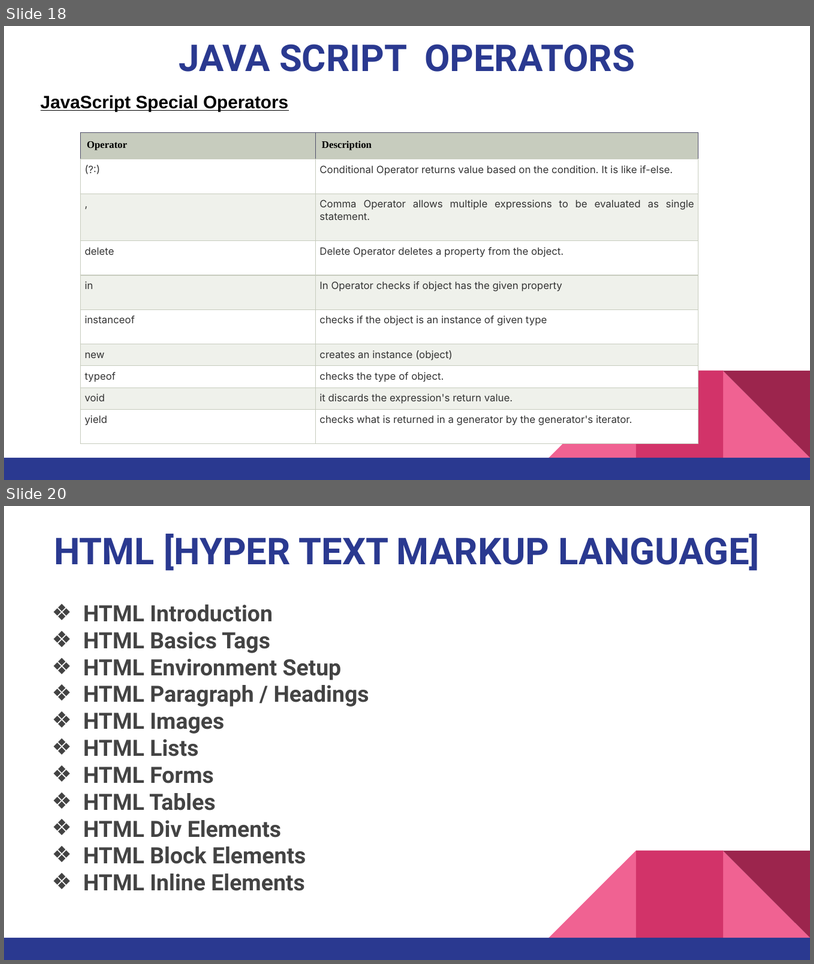
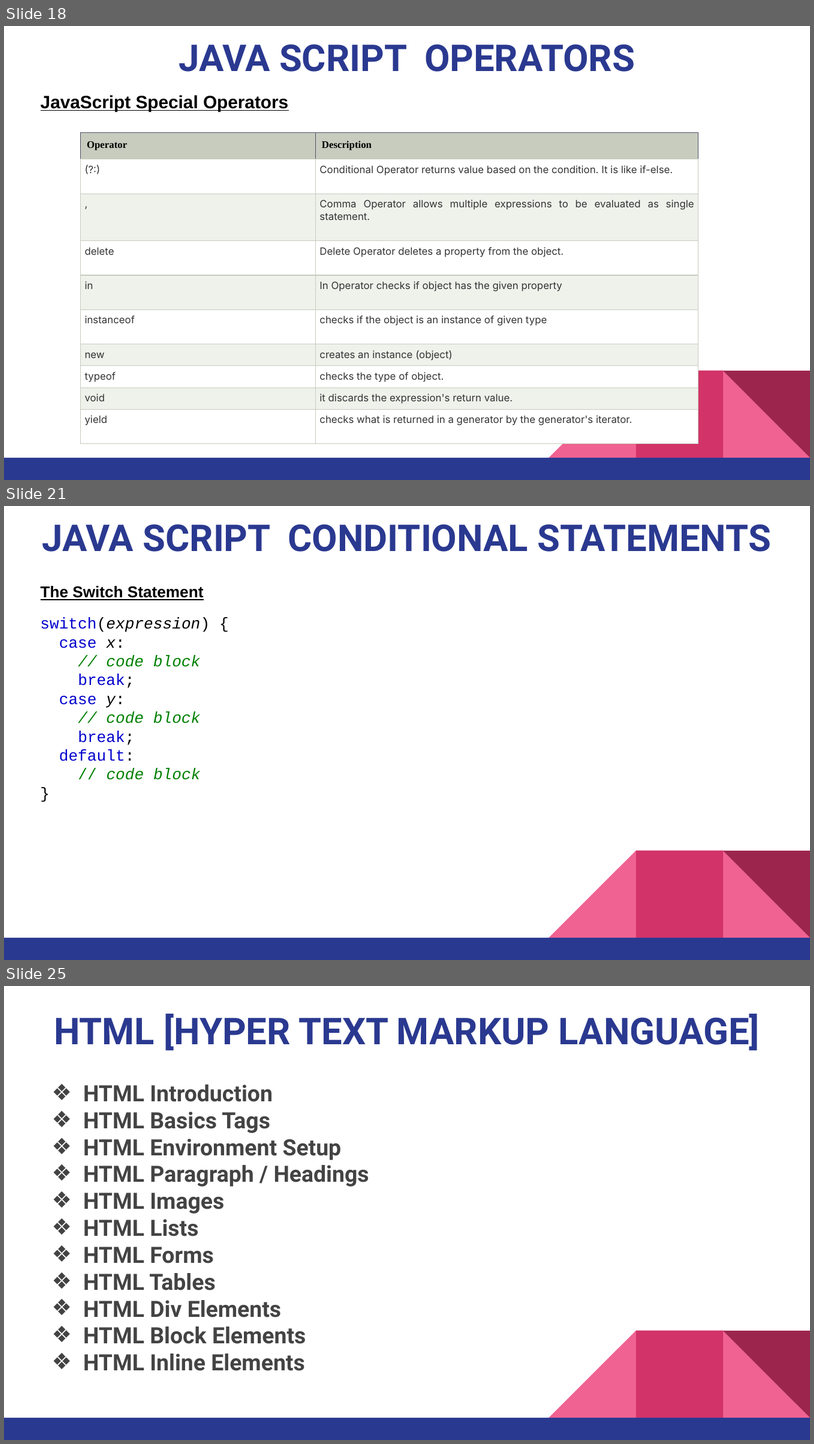
Before and after one commit to pnytrainingrepo/Webdevelopment, a slide deck: JavaScript.pptx. Shown one above the other, each under a label of ours: slides 18 and 20 before the commit, slides 18, 21 and 25 after it; the slides between them are not shown. The pictures are 814x964 and 814x1444 pixels, drawn with LibreOffice and Linux fonts; fonts in the diff are those of the drawing. Boxes give left, top, right and bottom in pixels: in the first picture for what was removed or moved away, otherwise in the second. Text is boxed around its words. In the diff, an @@ line names an element or a change of style, - is before the commit and + after.

```diff
--- a/JavaScript.pptx
+++ b/JavaScript.pptx
@@ slide 21 added at box(4, 506, 810, 960), background #FFFFFF; not listed: 5 template elements that a slide beside it also shows @@
@@ title added at box(42, 524, 771, 552), 33 pt, text #2A3990, bold @@
+JAVA SCRIPT CONDITIONAL STATEMENTS
@@ text added at box(41, 586, 204, 600), 14 pt, text #000000, bold, underline @@
+The Switch Statement
@@ text added at box(40, 618, 210, 780), 14 pt, text #008000, italic @@
+switch(expression) {
+case x:
+// code block
+break;
+case y:
+// code block
+break;
+default:
+// code block
+}
@@ what was slide 20 is now slide 25 @@
```
Also in this commit, not shown: 5 other slides added, 1 slide removed, 1 other file.
